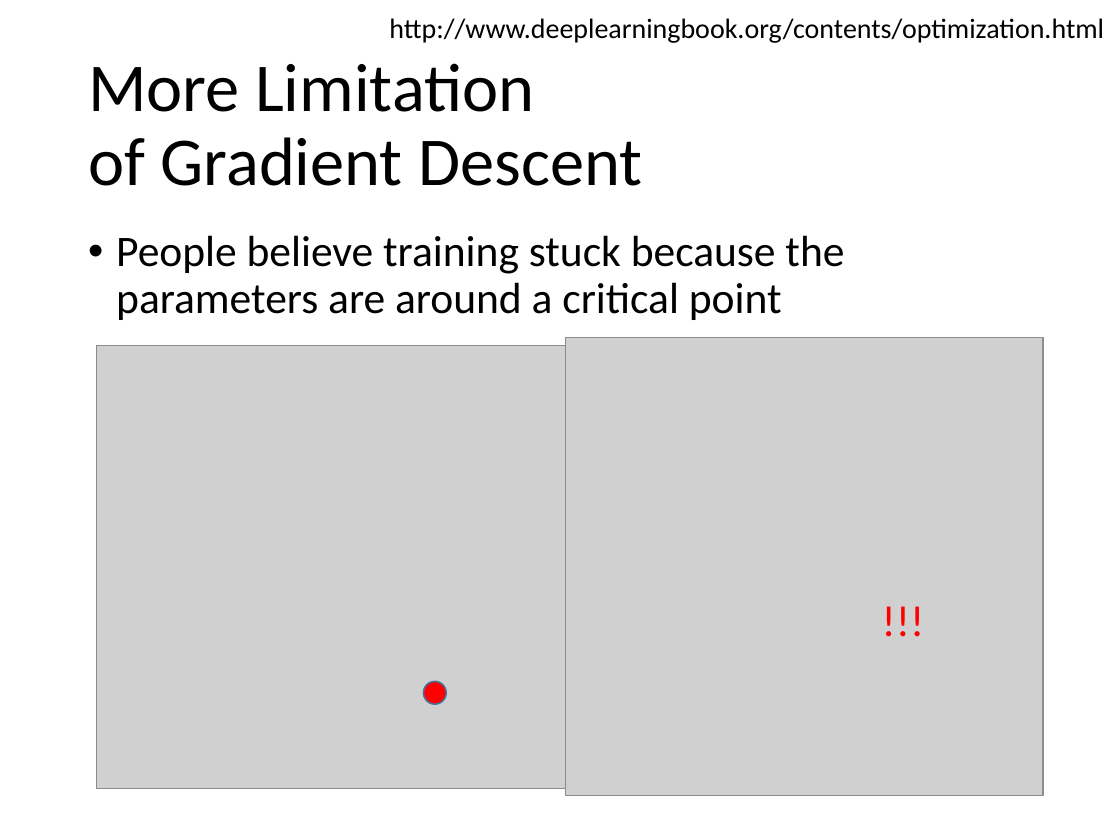
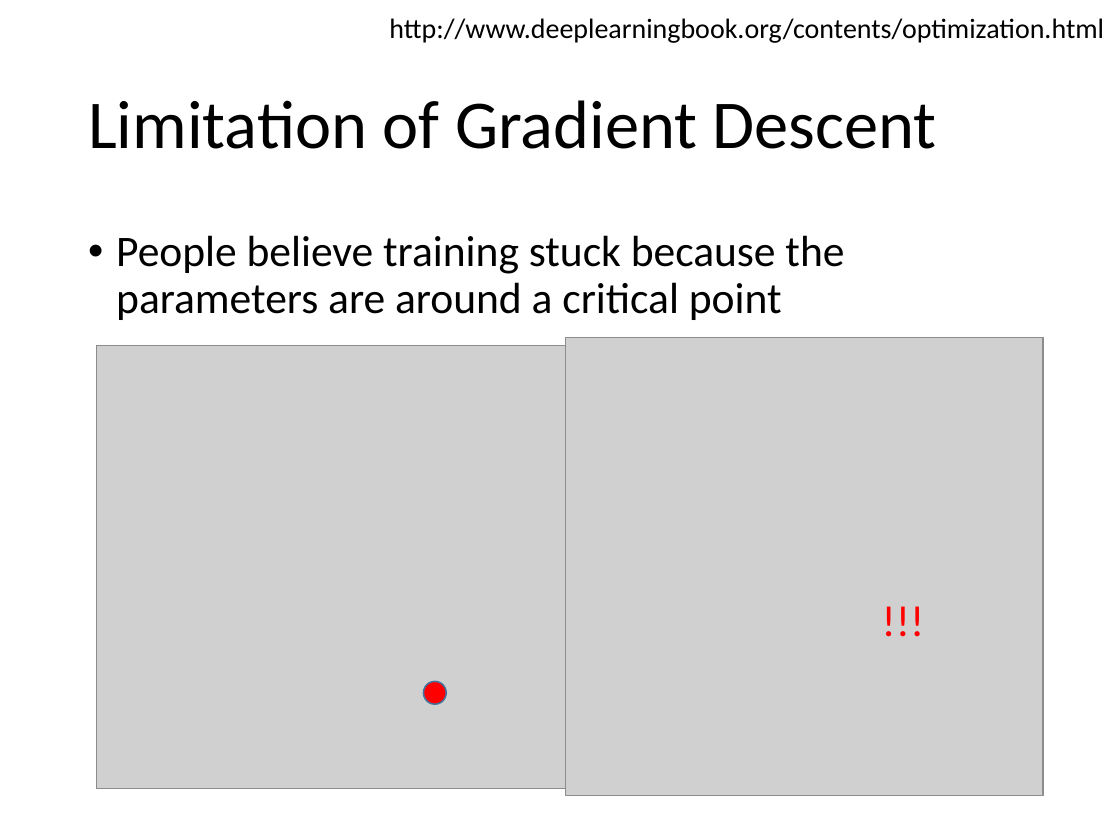
Before and after one commit to allenyllee/AIacademy, a slide deck: slide 41 of 深度學習理論-深層神經網路基礎與卷積神經網路@李宏毅/lecture 4 - gradient descent.pptx (slide 42 before the commit). Drawn at 1120x840 pixels with LibreOffice and Linux fonts; fonts in the diff are those of the drawing; grey boxes stand for pictures. Boxes give left, top, right and bottom in pixels: in the first picture for what was removed or moved away, otherwise in the second. Text is boxed around its words. In the diff, an @@ line names an element or a change of style, - is before the commit and + after.

```diff
--- a/深度學習理論-深層神經網路基礎與卷積神經網路@李宏毅/lecture 4 - gradient descent.pptx
+++ b/深度學習理論-深層神經網路基礎與卷積神經網路@李宏毅/lecture 4 - gradient descent.pptx
@@ title at bbox=[88, 100, 937, 149]: text changed @@
-More Limitation
-of Gradient Descent
+Limitation of Gradient Descent
```
Also in this commit, not shown: 4 other slides changed, 1 slide added, 2 slides removed, 3 other files.
